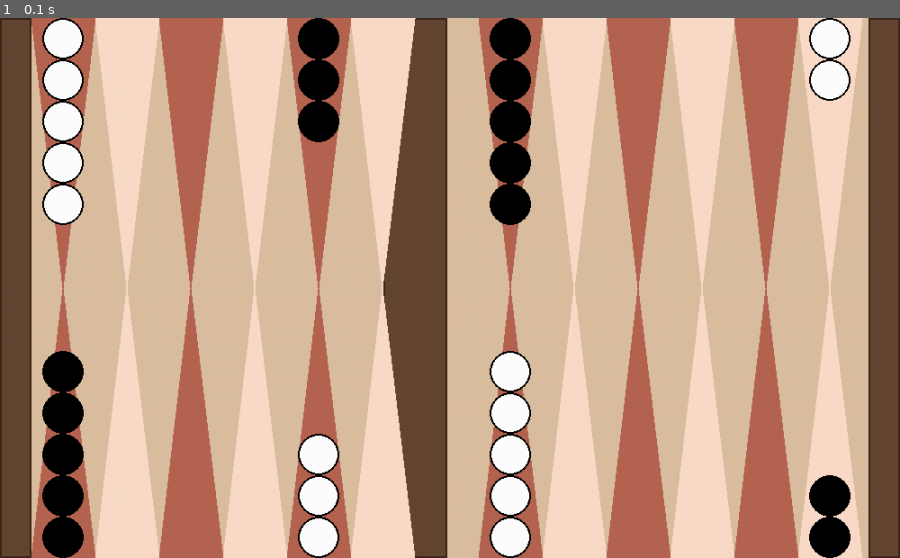
Above: before the commit, frame 1.
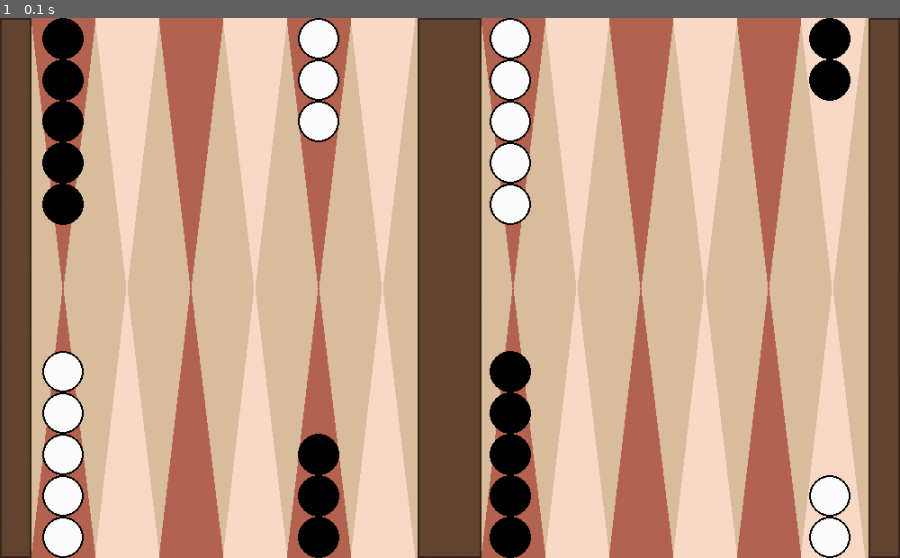
Above: after the commit, the same moment.

Repository: um-computacion/computacion-2025-backgammon-danatinnerello
Game: pygame game, started from pygame_ui/main.py
The game is run twice, just before and just after one commit, with the same random seed, the same clock (stepped at 60 frames per second) and the same inputs.
Inputs:
- Up to frame 1 (0.1 s): no input

The runs differ from the first frame. In frame 1, 17% of the frame differs, in the area x 4-97%, y 0-100%.

Commit message:
Modificaciones de logica y centralizacionde barra central

Diff:
--- a/cli/cli.py
+++ b/cli/cli.py
@@ -22,7 +22,7 @@
 verificar posiciones
 verificar ganador
 
-'''
+'''                #    añadir validaciones
 
 
 def pedir_int(mensaje: str) -> int:
--- a/core/game.py
+++ b/core/game.py
@@ -15,13 +15,13 @@
 )
 
 class Juego:
-    def __init__(self,jugador1:Jugador,jugador2:Jugador,tablero:Tablero = None,dados: Dados =None):
+    def __init__(self,nombre_jugador1:Jugador,nombre_jugador2:Jugador,tablero:Tablero = None,dados: Dados =None):
         self.__tablero__ = tablero if tablero else Tablero()
-        self.__jugador1__ = jugador1
-        self.__jugador2__ = jugador2
+        self.__jugador1__ = nombre_jugador1
+        self.__jugador2__ = nombre_jugador2
         self.__jugadores__= [self.__jugador1__, self.__jugador2__]
         self.__dados__ = dados if dados else Dados()
-        self.__turno__ =jugador1
+        self.__turno__ =nombre_jugador1
         self.__juego_terminado__ = False
 
     def mostrar_jugador1(self):
--- a/pygame_ui/board_renderer.py
+++ b/pygame_ui/board_renderer.py
@@ -29,23 +29,11 @@
         color_borde = (60, 40, 30)
 
         # Barra central
-        x_barra = 6 * self.ancho_triangulo
+        x_barra = (self.ancho / 2) - (self.ancho_barra / 2)
         pygame.draw.rect(self.pantalla,color_barra_central,
             pygame.Rect(x_barra, 0, self.ancho_barra, self.alto))
         pygame.draw.rect(self.pantalla,color_borde,
             pygame.Rect(x_barra, 0, self.ancho_barra, self.alto),2)
-
-        # Barra exterior izquierda
-        pygame.draw.rect(self.pantalla,color_barra_central,
-            pygame.Rect(0, 0, self.ancho_barra // 2, self.alto))
-        pygame.draw.rect(self.pantalla,color_borde,
-            pygame.Rect(0, 0, self.ancho_barra // 2, self.alto),2)
-
-        # Barra exterior derecha
-        pygame.draw.rect(self.pantalla,color_barra_central,
-            pygame.Rect(self.ancho - self.ancho_barra // 2, 0, self.ancho_barra // 2, self.alto))
-        pygame.draw.rect(self.pantalla,color_borde,
-            pygame.Rect(self.ancho - self.ancho_barra // 2, 0, self.ancho_barra // 2, self.alto),2)
 
         #Parte superior izquierda(6 triangulos)
         for i in range(6):
@@ -57,7 +45,7 @@
 
         #Parte superior derecha(6 triangulos)
         for i in range(6):
-            x = (i + 7) * self.ancho_triangulo + self.ancho_barra // 2
+            x = x_barra + self.ancho_barra + (i * self.ancho_triangulo)
             puntos = [(x, 0),
                     (x + self.ancho_triangulo, 0),
                     (x + self.ancho_triangulo // 2, self.alto_triangulo)]
@@ -73,40 +61,60 @@
 
         #Parte inferior derecha (6 triangulos)
         for i in range(6):
-            x = (i + 7) * self.ancho_triangulo + self.ancho_barra // 2
+            x = x_barra + self.ancho_barra + (i * self.ancho_triangulo)
             puntos = [(x, self.alto),
                     (x + self.ancho_triangulo, self.alto),
                     (x + self.ancho_triangulo // 2, self.alto - self.alto_triangulo)]
             pygame.draw.polygon(self.pantalla, colores[i % 2], puntos)
 
+
+        # Barra exterior izquierda
+        pygame.draw.rect(self.pantalla,color_barra_central,
+            pygame.Rect(0, 0, self.ancho_barra // 2, self.alto))
+        pygame.draw.rect(self.pantalla,color_borde,
+            pygame.Rect(0, 0, self.ancho_barra // 2, self.alto),2)
+
+        # Barra exterior derecha
+        pygame.draw.rect(self.pantalla,color_barra_central,
+            pygame.Rect(self.ancho - self.ancho_barra // 2, 0, self.ancho_barra // 2, self.alto))
+        pygame.draw.rect(self.pantalla,color_borde,
+            pygame.Rect(self.ancho - self.ancho_barra // 2, 0, self.ancho_barra // 2, self.alto),2)
+
     def dibujar_fichas(self, estado: dict):
-        """Dibuja las fichas en el tablero según el estado del juego"""
+        """Dibuja las fichas en el tablero según el estado del juego con punto 1 arriba a la derecha"""
         for punto, datos in estado.items():
             color = (255, 255, 255) if datos["color"] == "blanco" else (0, 0, 0)
             cantidad = datos["cantidad"]
 
-            # Ajuste según el lado del tablero (barra en el medio)
-            if punto <= 12:  # parte inferior (1 a 12)
+            # --- PARTE SUPERIOR (1–12) ---
+            if punto <= 12:
+                # Los triángulos van de derecha a izquierda
                 if punto <= 6:
-                    # Triángulos de la derecha del jugador negro
-                    x = (6 - punto) * self.ancho_triangulo + self.ancho_triangulo // 2 + self.ancho_barra // 2 + (7 * self.ancho_triangulo)
+                    # Triángulos de la derecha
+                    x = (6 - punto) * self.ancho_triangulo + self.ancho_triangulo // 2 \
+                        + self.ancho_barra // 2 + (7 * self.ancho_triangulo)
                 else:
-                    # Triángulos de la izquierda del jugador negro
-                    x = (12 - punto) * self.ancho_triangulo + self.ancho_triangulo // 2 + self.ancho_barra // 2
+                    # Triángulos de la izquierda
+                    x = (12 - punto) * self.ancho_triangulo + self.ancho_triangulo // 2 \
+                        + self.ancho_barra // 2
+                y_base = self.radio_ficha
+                step = self.radio_ficha * 2
+
+            # --- PARTE INFERIOR (13–24) ---
+            else:
+                # Los triángulos van de derecha a izquierda
+                if punto <= 18:
+                    # Triángulos de la izquierda (19–24)
+                    x = (punto - 13) * self.ancho_triangulo + self.ancho_triangulo // 2 \
+                        + self.ancho_barra // 2
+                else:
+                    # Triángulos de la derecha (13–18)
+                    x = (punto - 19) * self.ancho_triangulo + self.ancho_triangulo // 2 \
+                        + self.ancho_barra // 2 + (7 * self.ancho_triangulo)
                 y_base = self.alto - self.radio_ficha
                 step = -self.radio_ficha * 2
 
-            else:  # parte superior (13 a 24)
-                if punto <= 18:
-                    # Triángulos de la izquierda del jugador blanco
-                    x = (punto - 13) * self.ancho_triangulo + self.ancho_triangulo // 2 + self.ancho_barra // 2
-                else:
-                    # Triángulos de la derecha del jugador blanco
-                    x = (punto - 19) * self.ancho_triangulo + self.ancho_triangulo // 2 + self.ancho_barra // 2 + (7 * self.ancho_triangulo)
-                y_base = self.radio_ficha
-                step = self.radio_ficha * 2
-
-            # Dibujar las fichas en "torres"
+            # Dibujar fichas en pila
             for i in range(cantidad):
                 y = y_base + step * i
                 pygame.draw.circle(self.pantalla, color, (x, y), self.radio_ficha)
